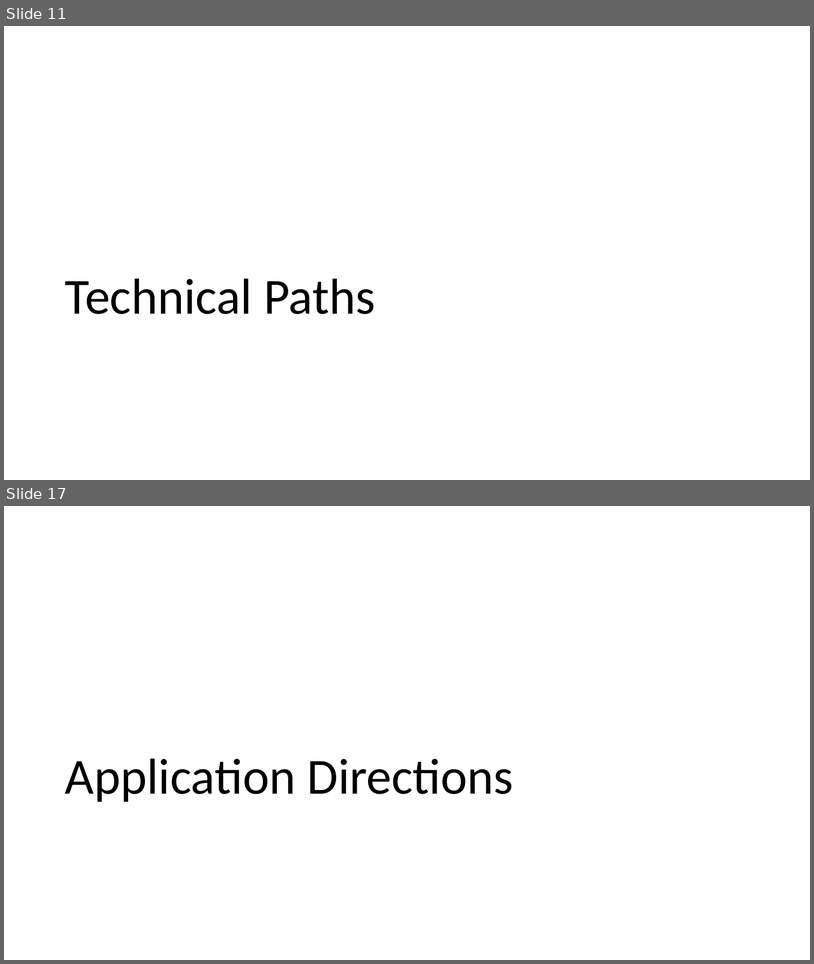
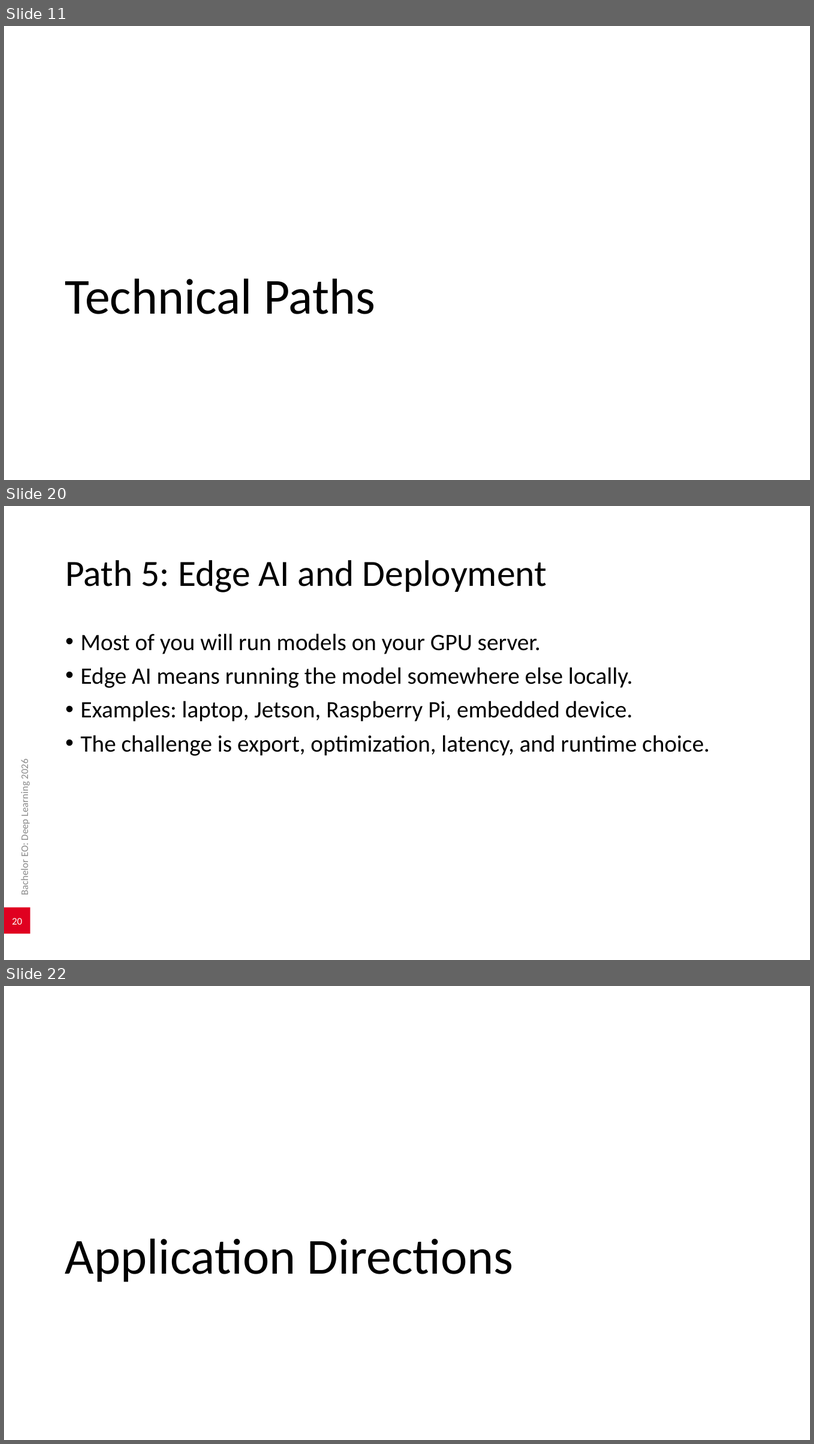
Before and after one commit to AlexanderDhoore/deep-learning-2026, a slide deck: slides/deep-learning-project-directions.pptx. Shown one above the other, each under a label of ours: slides 11 and 17 before the commit, slides 11, 20 and 22 after it; the slides between them are not shown. The pictures are 814x964 and 814x1444 pixels, drawn with LibreOffice and Linux fonts; fonts in the diff are those of the drawing; background and template pictures are left out. Boxes give left, top, right and bottom in pixels: in the first picture for what was removed or moved away, otherwise in the second. Text is boxed around its words. In the diff, an @@ line names an element or a change of style, - is before the commit and + after.

Commit message:
Expand technical path explanations

```diff
--- a/slides/deep-learning-project-directions.pptx
+++ b/slides/deep-learning-project-directions.pptx
@@ slide 20 added at (4,506,810,960), background #FFFFFF @@
@@ title added at (65,560,547,592), 44 pt, text #000000 @@
+Path 5: Edge AI and Deployment
@@ text added at (81,633,710,756), 28 pt, text #000000 @@
+• Most of you will run models on your GPU server.
+• Edge AI means running the model somewhere else locally.
+• Examples: laptop, Jetson, Raspberry Pi, embedded device.
+• The challenge is export, optimization, latency, and runtime choice.
@@ text added at (18,760,30,894), 12 pt, text #8C8C8C @@
+Bachelor EO: Deep Learning 2026
@@ page number added at (4,907,30,933), fill #E00020, 12 pt, text #FFFFFF @@
+20
@@ what was slide 17 is now slide 22 @@
```
Also in this commit, not shown: 4 slides changed, 5 other slides added, 1 slide removed, 4 other files.
